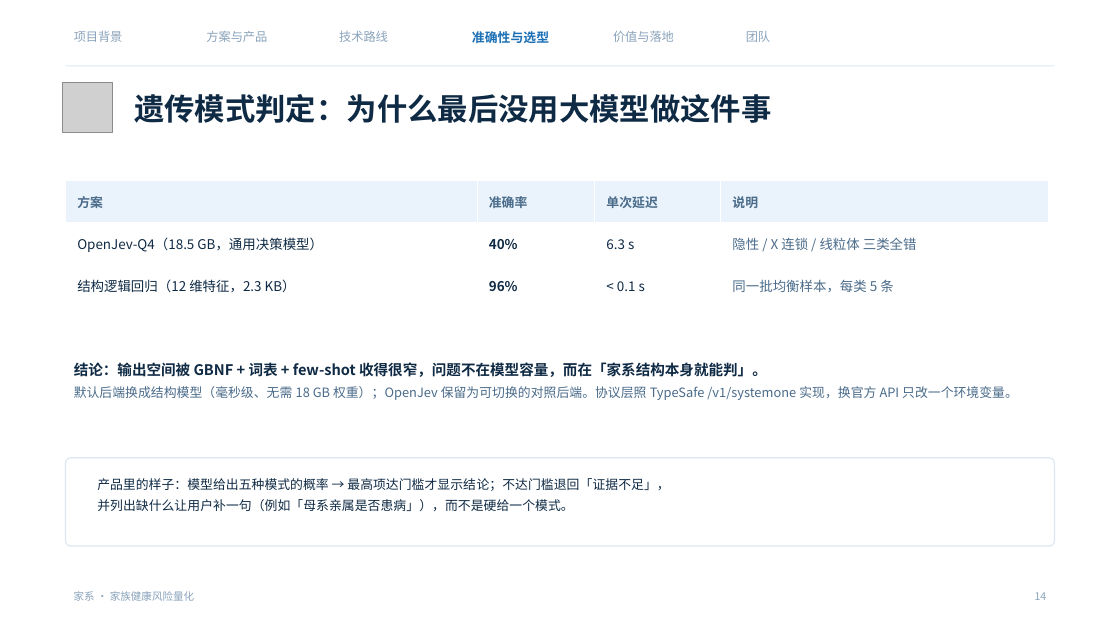
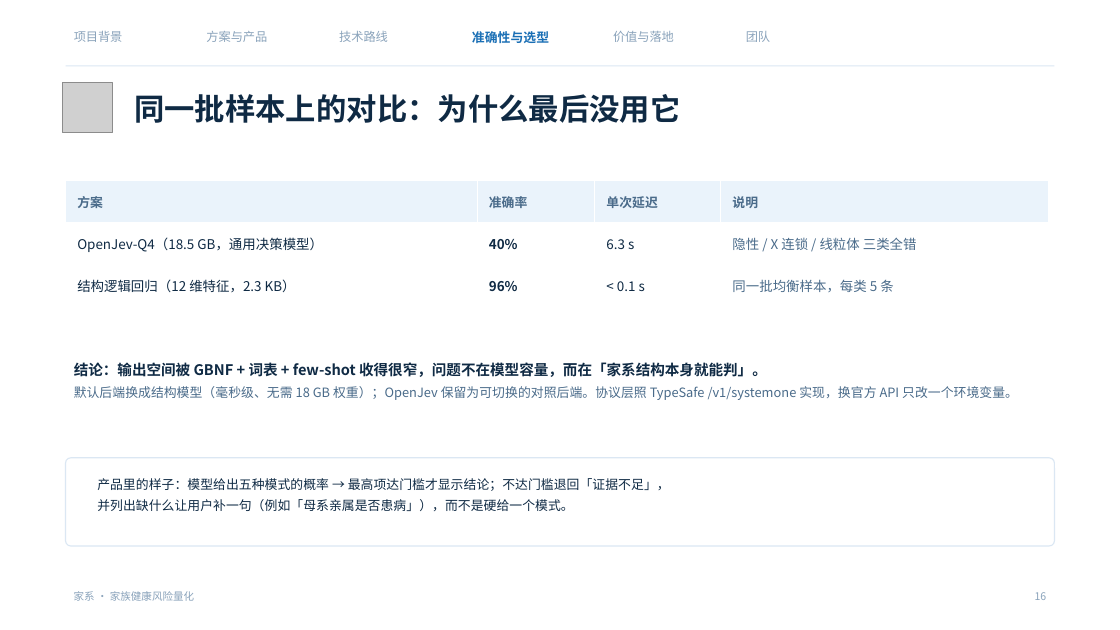
Before and after one commit to NimuStudio/jiaxi, a slide deck: slide 16 of deliverables/家系-答辩-v2.pptx (slide 14 before the commit). Drawn at 1120x630 pixels with LibreOffice and Linux fonts; fonts in the diff are those of the drawing; grey boxes stand for pictures; background and template pictures are left out. Boxes give left, top, right and bottom in pixels: in the first picture for what was removed or moved away, otherwise in the second. Text is boxed around its words. In the diff, an @@ line names an element or a change of style, - is before the commit and + after.

Commit message:
docs(deck): 补 JEV 专页与「AI 用在哪」页（老师：JEV 没讲、AI 结合讲得少）
原来是「为什么不用大模型」一页把 JEV 带过，读起来像没做过。现在 22 页：

## P15 JEV：一次前向直接给判定
- 三原语 choice / score / noul，各配真实返回样例（JSON，等宽字体）：
    {"choice":"autosomal-dominant","probabilities":{...}}
    {"score":2.3,"probabilities":[0.1,0.5,0.4]}
    {"noul":0.87}
- 判据：不是看名字，看有没有决策头；拿文本模型调会直接回 501「This model is not a decision model」
- 我们的四条工程处理：typed client / 概率和与取值域校验（容差 0.02）/ 降级路径 / 后端可切
- 实测引子：OpenJev-Q4 40% vs 结构模型 96%，6.3s vs <0.1s，下一页给结论

## P13 AI 用在哪四件事，其余刻意不用
用 AI：口语→结构、模糊病名兜底、Agent 追问（≤4 步工具调用）、依据检索（BM25+模型转述）
不用 AI：三套风险方程、分层与阈值、可回收分解
判断标准一句话：换人换机器答案会不会变——会变才交给模型。

## 配套
- 判定选型页标题改为「同一批样本上的对比：为什么最后没用它」，与 JEV 页接力
- 讲稿备注按 22 页整体重写（原来只有 19 条，后三页缺备注）
- AI 页放在技术路线末尾（部署之后），导航顺序与内容一致

```diff
--- a/deliverables/家系-答辩-v2.pptx
+++ b/deliverables/家系-答辩-v2.pptx
@@ text at (134, 94, 680, 123): text changed @@
-遗传模式判定：为什么最后没用大模型做这件事
+同一批样本上的对比：为什么最后没用它
@@ text at (1035, 592, 1047, 600): text changed @@
-14
+16
```
Also in this commit, not shown: 6 other slides changed, 2 slides added, 1 other file.
